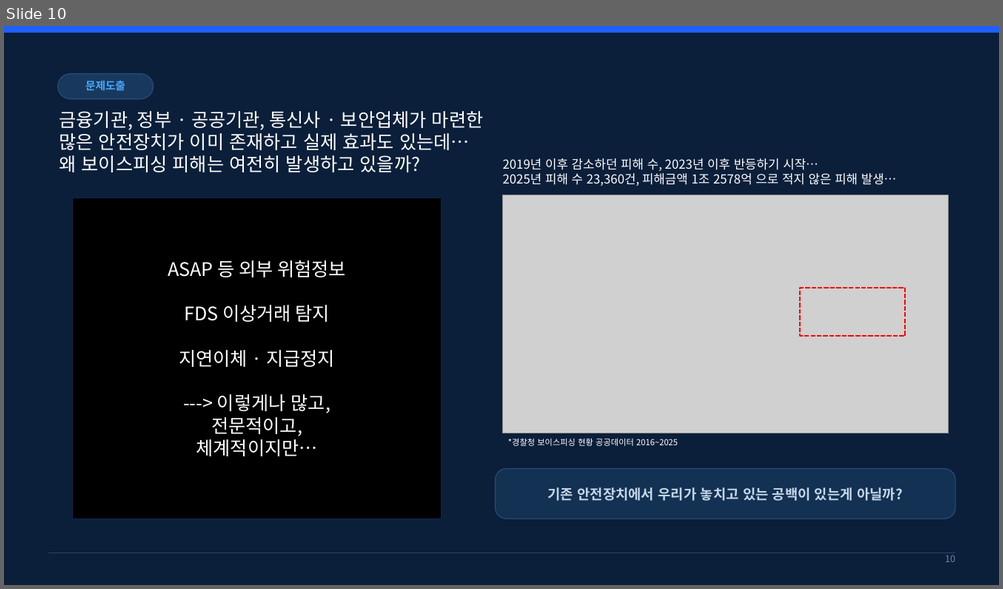
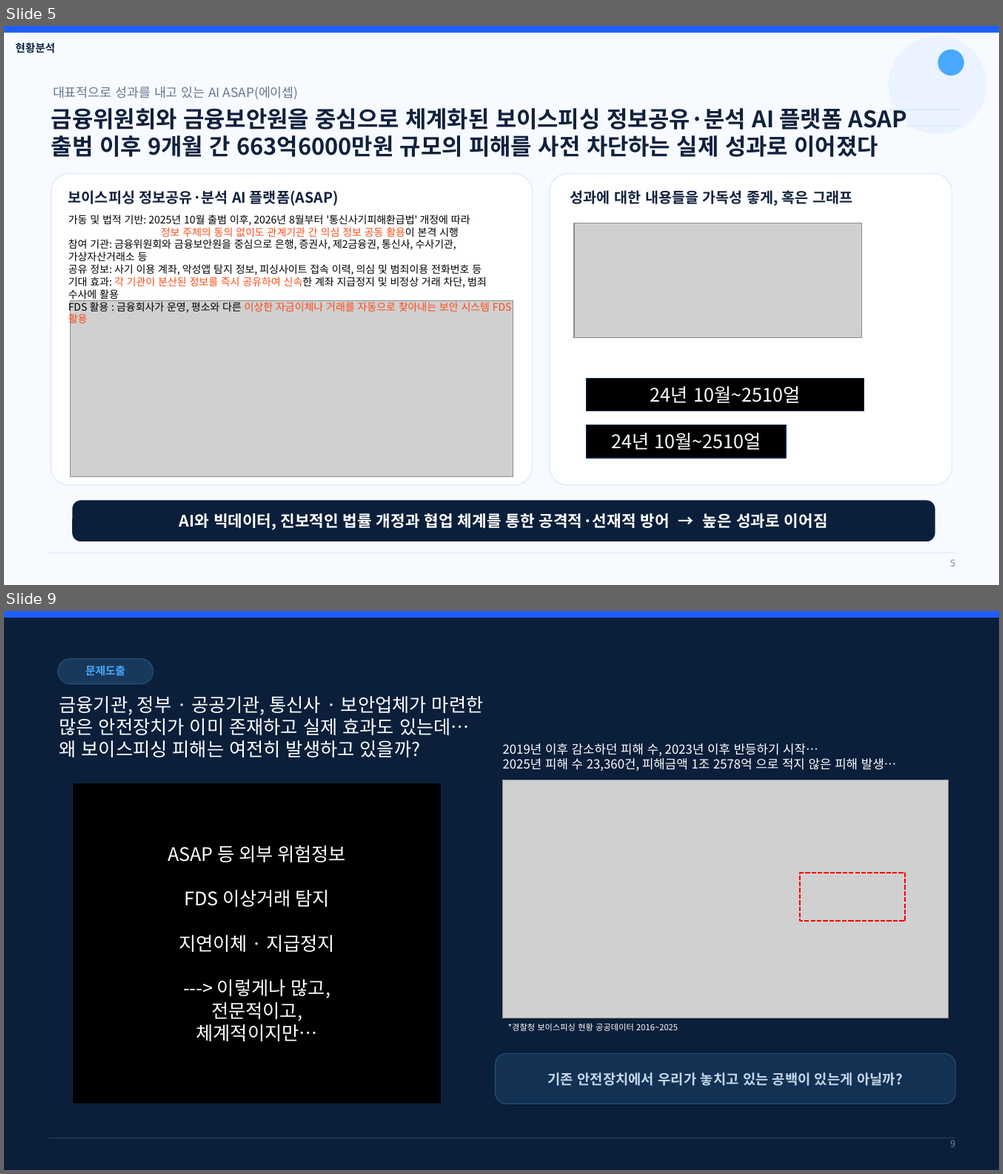
Before and after one commit to hamhj7694/AIXTeamProject2, a slide deck: 01_docs/01_proposal/01.frow/03_제안서 본작성.pptx. Shown one above the other, each under a label of ours: slide 10 before the commit, slides 5 and 9 after it; the slides between them are not shown. The pictures are 1003x589 and 1003x1174 pixels, drawn with LibreOffice and Linux fonts; fonts in the diff are those of the drawing; grey boxes stand for pictures. Boxes give left, top, right and bottom in pixels: in the first picture for what was removed or moved away, otherwise in the second. Text is boxed around its words. In the diff, an @@ line names an element or a change of style, - is before the commit and + after.

Commit message:
26.8.26 오후 ppt 2차 공유

```diff
--- a/01_docs/01_proposal/01.frow/03_제안서 본작성.pptx
+++ b/01_docs/01_proposal/01.frow/03_제안서 본작성.pptx
@@ slide 5 added at bbox=[4, 26, 999, 585], background #F7FAFF; not listed: 1 template element that a slide beside it also shows @@
@@ text added at bbox=[15, 42, 55, 53], 10.5 pt, text #0E2746, bold @@
+현황분석
@@ ellipse added at bbox=[889, 36, 986, 133], fill #EAF3FF, outline #EAF3FF 0.8 pt @@
@@ ellipse added at bbox=[938, 50, 964, 76], fill #49A8FF, outline #49A8FF 0.8 pt @@
@@ text added at bbox=[53, 87, 299, 99], 12.3 pt, text #66768F @@
+대표적으로 성과를 내고 있는 AI ASAP(에이셉)
@@ text added at bbox=[51, 108, 907, 157], 22 pt, text #10213D, bold @@
+금융위원회와 금융보안원을 중심으로 체계화된 보이스피싱 정보공유·분석 AI 플랫폼 ASAP
+출범 이후 9개월 간 663억6000만원 규모의 피해를 사전 차단하는 실제 성과로 이어졌다
@@ line added from (889, 110) to (960, 110), #D6E8FF 1.1 pt @@
@@ line added from (905, 126) to (960, 126), #D6E8FF 1.1 pt @@
@@ group added at bbox=[51, 174, 951, 486]: 3 texts, 2 rounded rectangles, 1 picture @@
+보이스피싱 정보공유·분석 AI 플랫폼(ASAP)
+가동 및 법적 기반: 2025년 10월 출범 이후, 2026년 8월부터 '통신사기피해환급법' 개정에 따라
+정보 주체의 동의 없이도 관계기관 간 의심 정보 공동 활용이 본격 시행
+참여 기관: 금융위원회와 금융보안원을 중심으로 은행, 증권사, 제2금융권, 통신사, 수사기관, 가상자산거래소 등
+공유 정보: 사기 이용 계좌, 악성앱 탐지 정보, 피싱사이트 접속 이력, 의심 및 범죄이용 전화번호 등
+기대 효과: 각 기관이 분산된 정보를 즉시 공유하여 신속한 계좌 지급정지 및 비정상 거래 차단, 범죄 수사에 활용
+FDS 활용 : 금융회사가 운영, 평소와 다른 이상한 자금이체나 거래를 자동으로 찾아내는 보안 시스템 FDS 활용
+성과에 대한 내용들을 가독성 좋게, 혹은 그래프
@@ picture added at bbox=[574, 224, 861, 338] @@
@@ rectangle added at bbox=[586, 378, 864, 411], fill #000000, outline #0E2746 1 pt, 18 pt, text #FFFFFF @@
+24년 10월~2510얼
@@ rectangle added at bbox=[586, 425, 785, 458], fill #000000, outline #0E2746 1 pt, 18 pt, text #FFFFFF @@
+24년 10월~2510얼
@@ rounded rectangle added at bbox=[73, 501, 934, 542], fill #0B1F3A, outline #0B1F3A 0.8 pt @@
@@ text added at bbox=[179, 514, 828, 531], 15.2 pt, text #FFFFFF, bold @@
+AI와 빅데이터, 진보적인 법률 개정과 협업 체계를 통한 공격적·선재적 방어 → 높은 성과로 이어짐
@@ line added from (48, 554) to (956, 554), #DCE8FA 0.8 pt @@
@@ page number added at bbox=[950, 560, 955, 567], 9 pt, text #7B8CA8 @@
+5
@@ what was slide 10 is now slide 9 @@
@@ page number at bbox=[950, 1141, 955, 1147]: text changed @@
-10
+9
```
Also in this commit, not shown: 5 slides changed, 1 other slide added, 3 slides removed, 2 other files.
